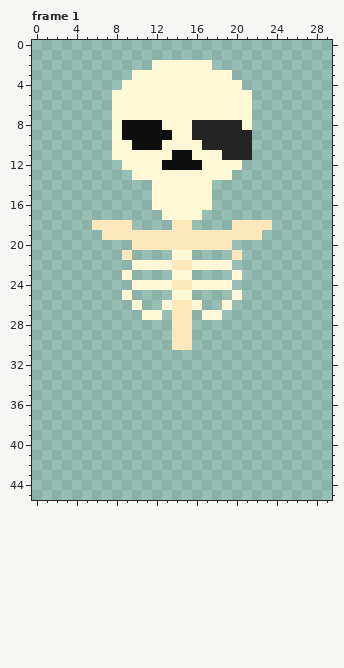
Two states of a pixel-art file, Aseprite/FunnyBones_Idle.aseprite. Above, as it was before the edit.
32x50 pixels, 1 frame. Colours within 5 levels of each other are drawn and written as one. Shown: frame 1. The old version is drawn lined up with the new one, on the new canvas. The commit also changed other frames, which this record leaves out.
The result:
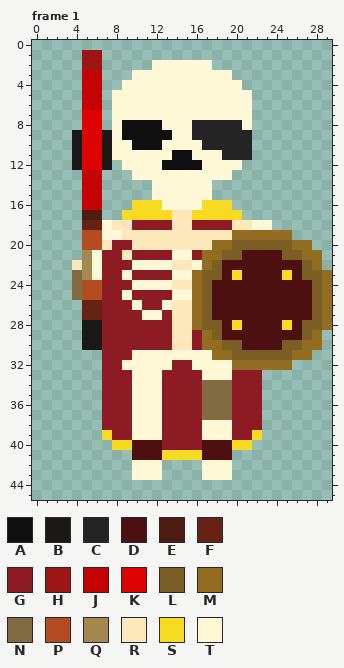
Palette (. is transparent): A #0f0f0f  B #1b1818  C #242424  D #4d1010  E #4d1d14  F #662215  G #8d1b23  H #9d1515  J #c40303  K #dd0303  L #7b5e24  M #926c20  N #816c41  P #b44c22  Q #a38852  R #fce8ba  S #f7db22  T #fef8d7
Author's note on the commit: feat(FunnyBones): Enemy animations
The exact change:
canvas 32x50 -> 30x46, the old top-left corner now at -1,-2 (the part of the old canvas that was cut away was empty and is not shown)
Changed rows in their new state; - is an unchanged pixel.
Frame 1:
first column x 4:
 1 -HH-----------------------
 2 -HH-----------------------
 3 -JJ-----------------------
 4 -JJ-----------------------
 5 -JJ-----------------------
 6 -JJ-----------------------
 7 -KK-----------------------
 8 -KK-----------------------
 9 BKKB----------------------
10 BKKB----------------------
11 BKKB----------------------
12 BKKB----------------------
13 -JJ-----------------------
14 -JJ-----------------------
15 -JJ-----------------------
16 -JJ---SSS----SSS----------
17 -EE--SSSSSRRSSSSS---------
18 -FFT--GGGG--GGGG--TT------
19 -PPTT-----------MMMMMM----
20 -PPRGG--------MMLLLLLLMM--
21 -QTGG-GGGG--GMMLLDDDDLLMM-
22 RQTGGG-------MLDDDDDDDDLM-
23 NQTGG-GGGG--MLLDSDDDDSDLLM
24 NPPGGG------MLDDDDDDDDDDLM
25 NPPGG-GGGG--MLDDDDDDDDDDLM
26 -FFGGG-GG---MLDDDDDDDDDDLM
27 -FFGGGG--G--MLDDDDDDDDDDLM
28 -BBGGGGGGG--MLLDSDDDDSDLLM
29 -BBGGGGGGG--GMLDDDDDDDDLM-
30 -BBGGGGGGG--GMMLLDDDDLLMM-
31 ---GGGTTTTTTTTMMLLLLLLMM--
32 ---GGTTTTTGGTTTTMMMMMM----
33 ---GGGTTTGGGGTTTGGG-------
34 ---GGGTTTGGGGNNNGGG-------
35 ---GGGTTTGGGGNNNGGG-------
36 ---GGGTTTGGGGNNNGGG-------
37 ---GGGTTTGGGGNNNGGG-------
38 ---GGGTTTGGGGTTTGGG-------
39 ---SGGTTTGGGGTTTGGS-------
40 ----SSDDDGGGGDDDSS--------
41 ------DDDSSSSDDD----------
42 ------TTT----TTT----------
43 ------TTT----TTT----------
Where, in picture pixels (left, top, right, bottom), the same in both pictures:
changed: (72, 50, 332, 480)
